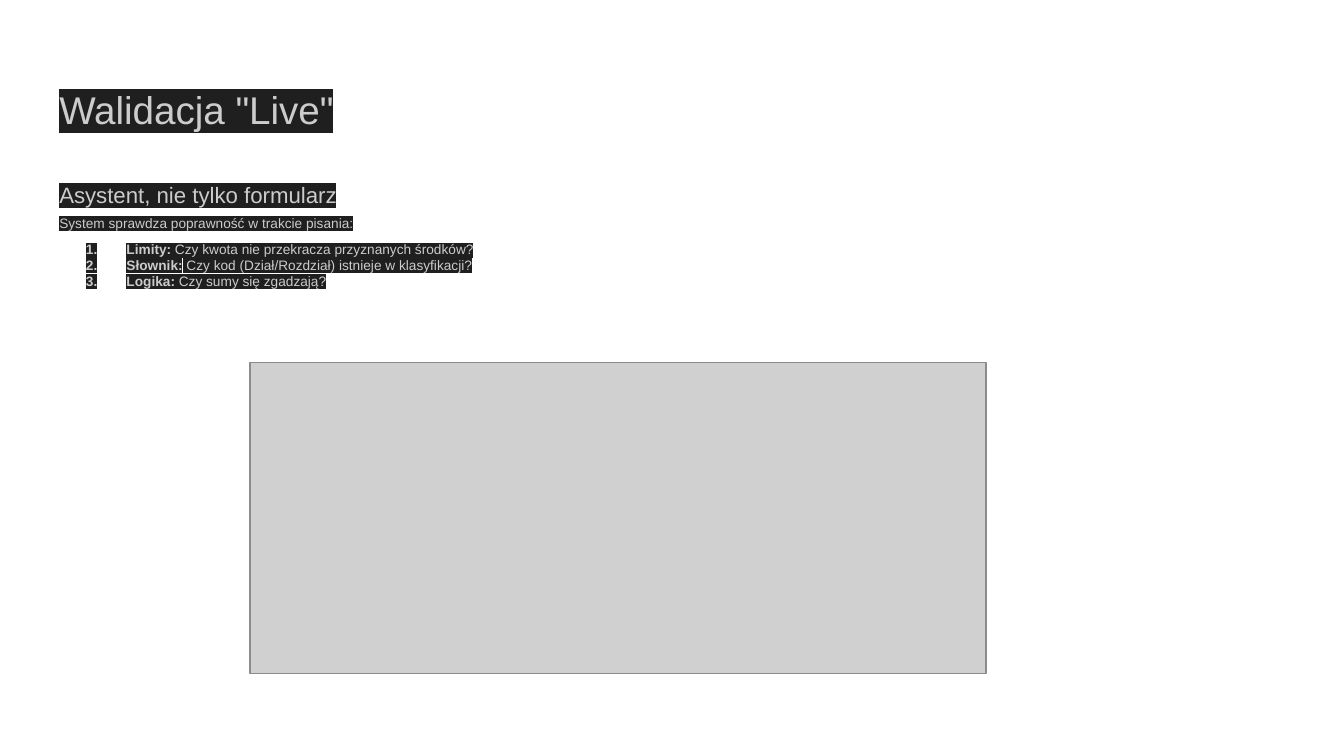
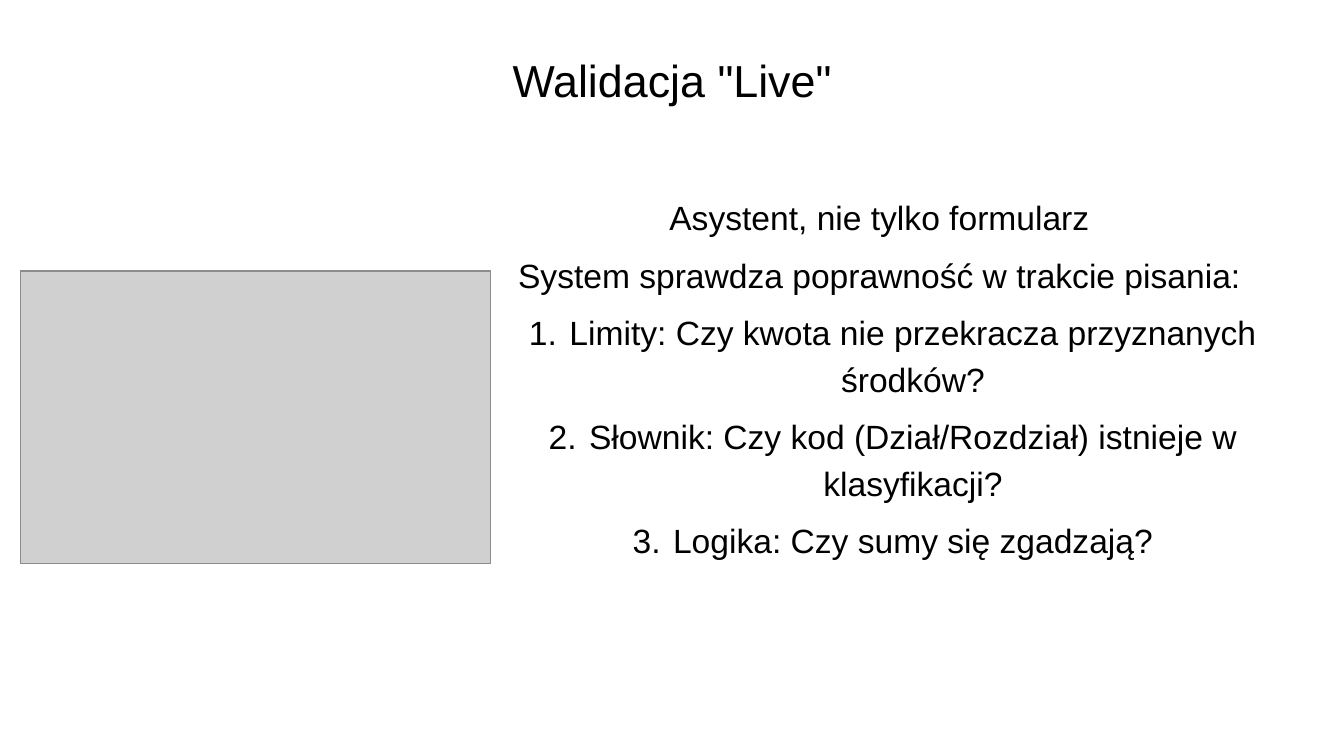
Before and after one commit to BachaBajceps/HackNation2025, a slide deck: slide 5 of Prezentacja.pptx. Drawn at 1344x756 pixels with LibreOffice and Linux fonts; fonts in the diff are those of the drawing; grey boxes stand for pictures. Boxes give left, top, right and bottom in pixels: in the first picture for what was removed or moved away, otherwise in the second. Text is boxed around its words. In the diff, an @@ line names an element or a change of style, - is before the commit and + after.

```diff
--- a/Prezentacja.pptx
+++ b/Prezentacja.pptx
@@ title "Walidacja "Live"" at <box>513,64,832,106</box>: size 20.7 to 24 pt, text colour #CCCCCC to #000000, highlight #1F1F1F to none; alignment left to centre; line spacing 1.15 to 0.9; vertical alignment top to middle @@
@@ text "Asystent, nie tylko formularz": place and size @@
-text "Asystent, nie tylko formularz" at <box>59,187,474,289</box>
+text "Asystent, nie tylko formularz" at <box>518,205,1256,559</box>
@@ text "Asystent, nie tylko formularz" at <box>518,205,1256,559</box>: size 11.9 to 18 pt in "Asystent, nie tylko formularz"; text colour #CCCCCC to #000000, highlight #1F1F1F to none; size 7.3 to 18 pt in "System sprawdza poprawność w trakcie pisania:", "Limity: Czy kwota nie przekracza przyznanych środków?", "Słownik: Czy kod (Dział/Rozdział) istnieje w klasyfikacji?", "Logika: Czy sumy się zgadzają?"; bold off in "Limity:", "Słownik:", "Logika:"; alignment left to centre; line spacing 0.95 to 1.15; less space between paragraphs; more space between paragraphs; bullet colour #CCCCCC to #000000 @@
@@ picture: place and size @@
-picture at <box>250,363,986,675</box>
+picture at <box>20,271,491,564</box>
```
Also in this commit, not shown: 7 other slides changed.
